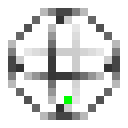
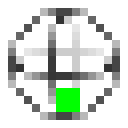
Two versions of the same layered image (128 x 128). Layer-by-layer changes:
painted on "x_gate.png" over bbox(56, 88, 80, 112)
